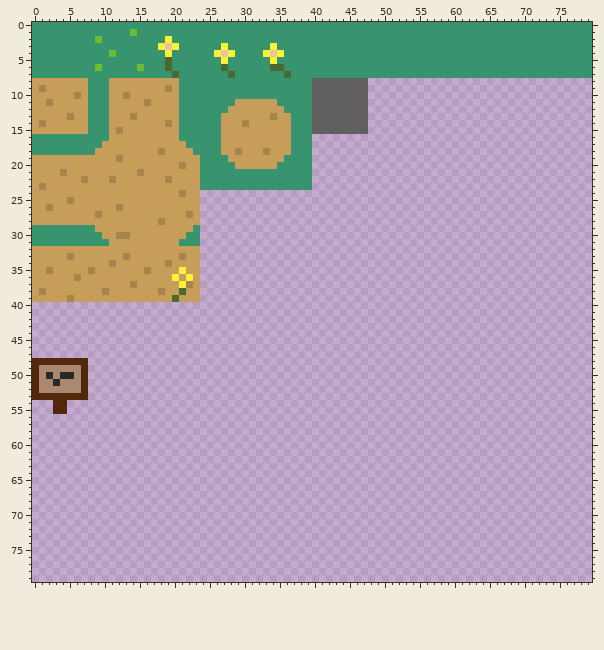
File history of a sprite sheet, src/assets/tilesets/testset1.png. The picture above was drawn from the file before the commit.
The file is 80x80 pixels. Colours within 5 levels of each other are drawn and written as one.
Now the later version:
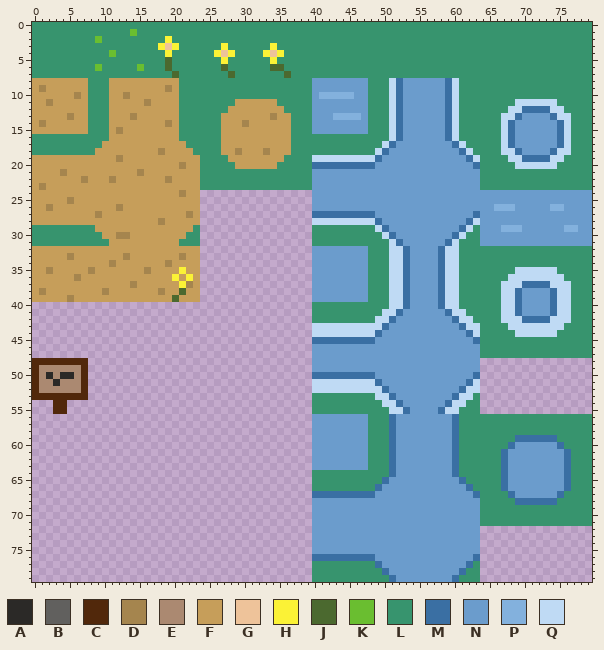
Palette (. is transparent): A #2b2927  B #61605e  C #51280b  D #a5854e  E #ab8971  F #c69e5a  G #eec39a  H #fbf236  J #4b692f  K #6abe30  L #37946e  M #3a6fa3  N #6b9ccc  P #83b1dd  Q #bfdaf4
The exact change:
@@ x 38..79 @@
  7 LLLLLLLLLLLLLLLLLLLLLLLLLLLLLLLLLLLLLLLLLL
- 8 LLBBBBBBBB................................
- 9 LLBBBBBBBB................................
-10 LLBBBBBBBB................................
-11 LLBBBBBBBB................................
-12 LLBBBBBBBB................................
-13 LLBBBBBBBB................................
-14 LLBBBBBBBB................................
-15 LLBBBBBBBB................................
-16 LL........................................
-17 LL........................................
-18 LL........................................
-19 LL........................................
-20 LL........................................
-21 LL........................................
-22 LL........................................
-23 LL........................................
-24 ..........................................
-25 ..........................................
-26 ..........................................
-27 ..........................................
-28 ..........................................
-29 ..........................................
-30 ..........................................
-31 ..........................................
-32 ..........................................
-33 ..........................................
-34 ..........................................
-35 ..........................................
-36 ..........................................
-37 ..........................................
-38 ..........................................
-39 ..........................................
-40 ..........................................
-41 ..........................................
-42 ..........................................
-43 ..........................................
-44 ..........................................
-45 ..........................................
-46 ..........................................
-47 ..........................................
-48 ..........................................
-49 ..........................................
-50 ..........................................
-51 ..........................................
-52 ..........................................
-53 ..........................................
-54 ..........................................
-55 ..........................................
-56 ..........................................
-57 ..........................................
-58 ..........................................
-59 ..........................................
-60 ..........................................
-61 ..........................................
-62 ..........................................
-63 ..........................................
-64 ..........................................
-65 ..........................................
-66 ..........................................
-67 ..........................................
-68 ..........................................
-69 ..........................................
-70 ..........................................
-71 ..........................................
-72 ..........................................
-73 ..........................................
-74 ..........................................
-75 ..........................................
-76 ..........................................
-77 ..........................................
-78 ..........................................
-79 ..........................................
+ 8 LLNNNNNNNNLLLQMNNNNNNMQLLLLLLLLLLLLLLLLLLL
+ 9 LLNNNNNNNNLLLQMNNNNNNMQLLLLLLLLLLLLLLLLLLL
+10 LLNPPPPPNNLLLQMNNNNNNMQLLLLLLLLLLLLLLLLLLL
+11 LLNNNNNNNNLLLQMNNNNNNMQLLLLLLLLQQQQQQLLLLL
+12 LLNNNNNNNNLLLQMNNNNNNMQLLLLLLLQQMMMMQQLLLL
+13 LLNNNPPPPNLLLQMNNNNNNMQLLLLLLQQMNNNNMQQLLL
+14 LLNNNNNNNNLLLQMNNNNNNMQLLLLLLQMNNNNNNMQLLL
+15 LLNNNNNNNNLLLQMNNNNNNMQLLLLLLQMNNNNNNMQLLL
+16 LLLLLLLLLLLLLQMNNNNNNMQLLLLLLQMNNNNNNMQLLL
+17 LLLLLLLLLLLLQMNNNNNNNNMQLLLLLQMNNNNNNMQLLL
+18 LLLLLLLLLLLQMNNNNNNNNNNMQLLLLQQMNNNNMQQLLL
+19 LLQQQQQQQQQMNNNNNNNNNNNNMQLLLLQQMMMMQQLLLL
+20 LLMMMMMMMMMNNNNNNNNNNNNNNMLLLLLQQQQQQLLLLL
+21 LLNNNNNNNNNNNNNNNNNNNNNNNNLLLLLLLLLLLLLLLL
+22 LLNNNNNNNNNNNNNNNNNNNNNNNNLLLLLLLLLLLLLLLL
+23 LLNNNNNNNNNNNNNNNNNNNNNNNNLLLLLLLLLLLLLLLL
+24 ..NNNNNNNNNNNNNNNNNNNNNNNNNNNNNNNNNNNNNNNN
+25 ..NNNNNNNNNNNNNNNNNNNNNNNNNNNNNNNNNNNNNNNN
+26 ..NNNNNNNNNNNNNNNNNNNNNNNNNNPPPNNNNNPPNNNN
+27 ..MMMMMMMMMNNNNNNNNNNNNNNMNNNNNNNNNNNNNNNN
+28 ..QQQQQQQQQMNNNNNNNNNNNNMQNNNNNNNNNNNNNNNN
+29 ..LLLLLLLLLQMNNNNNNNNNNMQLNNNPPPNNNNNNPPNN
+30 ..LLLLLLLLLLQMNNNNNNNNMQLLNNNNNNNNNNNNNNNN
+31 ..LLLLLLLLLLLQMNNNNNNMQLLLNNNNNNNNNNNNNNNN
+32 ..NNNNNNNNLLLQQMNNNNMQQLLLLLLLLLLLLLLLLLLL
+33 ..NNNNNNNNLLLQQMNNNNMQQLLLLLLLLLLLLLLLLLLL
+34 ..NNNNNNNNLLLQQMNNNNMQQLLLLLLLLLLLLLLLLLLL
+35 ..NNNNNNNNLLLQQMNNNNMQQLLLLLLLLQQQQQQLLLLL
+36 ..NNNNNNNNLLLQQMNNNNMQQLLLLLLLQQQQQQQQLLLL
+37 ..NNNNNNNNLLLQQMNNNNMQQLLLLLLQQQMMMMQQQLLL
+38 ..NNNNNNNNLLLQQMNNNNMQQLLLLLLQQMNNNNMQQLLL
+39 ..NNNNNNNNLLLQQMNNNNMQQLLLLLLQQMNNNNMQQLLL
+40 ..LLLLLLLLLLLQQMNNNNMQQLLLLLLQQMNNNNMQQLLL
+41 ..LLLLLLLLLLQQMNNNNNNMQQLLLLLQQMNNNNMQQLLL
+42 ..LLLLLLLLLQQMNNNNNNNNMQQLLLLQQQMMMMQQQLLL
+43 ..QQQQQQQQQQMNNNNNNNNNNMQQLLLLQQQQQQQQLLLL
+44 ..QQQQQQQQQMNNNNNNNNNNNNMQLLLLLQQQQQQLLLLL
+45 ..MMMMMMMMMNNNNNNNNNNNNNNMLLLLLLLLLLLLLLLL
+46 ..NNNNNNNNNNNNNNNNNNNNNNNNLLLLLLLLLLLLLLLL
+47 ..NNNNNNNNNNNNNNNNNNNNNNNNLLLLLLLLLLLLLLLL
+48 ..NNNNNNNNNNNNNNNNNNNNNNNN................
+49 ..NNNNNNNNNNNNNNNNNNNNNNNN................
+50 ..MMMMMMMMMNNNNNNNNNNNNNNM................
+51 ..QQQQQQQQQMNNNNNNNNNNNNMQ................
+52 ..QQQQQQQQQQMNNNNNNNNNNMQQ................
+53 ..LLLLLLLLLQQMNNNNNNNNMQQL................
+54 ..LLLLLLLLLLQQMNNNNNNMQQLL................
+55 ..LLLLLLLLLLLQQMNNNNMQQLLL................
+56 ..NNNNNNNNLLLMNNNNNNNNMLLLLLLLLLLLLLLLLLLL
+57 ..NNNNNNNNLLLMNNNNNNNNMLLLLLLLLLLLLLLLLLLL
+58 ..NNNNNNNNLLLMNNNNNNNNMLLLLLLLLLLLLLLLLLLL
+59 ..NNNNNNNNLLLMNNNNNNNNMLLLLLLLLMMMMMMLLLLL
+60 ..NNNNNNNNLLLMNNNNNNNNMLLLLLLLMNNNNNNMLLLL
+61 ..NNNNNNNNLLLMNNNNNNNNMLLLLLLMNNNNNNNNMLLL
+62 ..NNNNNNNNLLLMNNNNNNNNMLLLLLLMNNNNNNNNMLLL
+63 ..NNNNNNNNLLLMNNNNNNNNMLLLLLLMNNNNNNNNMLLL
+64 ..LLLLLLLLLLLMNNNNNNNNMLLLLLLMNNNNNNNNMLLL
+65 ..LLLLLLLLLLMNNNNNNNNNNMLLLLLMNNNNNNNNMLLL
+66 ..LLLLLLLLLMNNNNNNNNNNNNMLLLLMNNNNNNNNMLLL
+67 ..MMMMMMMMMNNNNNNNNNNNNNNMLLLLMNNNNNNMLLLL
+68 ..NNNNNNNNNNNNNNNNNNNNNNNNLLLLLMMMMMMLLLLL
+69 ..NNNNNNNNNNNNNNNNNNNNNNNNLLLLLLLLLLLLLLLL
+70 ..NNNNNNNNNNNNNNNNNNNNNNNNLLLLLLLLLLLLLLLL
+71 ..NNNNNNNNNNNNNNNNNNNNNNNNLLLLLLLLLLLLLLLL
+72 ..NNNNNNNNNNNNNNNNNNNNNNNN................
+73 ..NNNNNNNNNNNNNNNNNNNNNNNN................
+74 ..NNNNNNNNNNNNNNNNNNNNNNNN................
+75 ..NNNNNNNNNNNNNNNNNNNNNNNN................
+76 ..MMMMMMMMMNNNNNNNNNNNNNNM................
+77 ..LLLLLLLLLMNNNNNNNNNNNNML................
+78 ..LLLLLLLLLLMNNNNNNNNNNMLL................
+79 ..LLLLLLLLLLLMNNNNNNNNMLLL................
Changed places in both pictures, as pixel boxes (x1, y1, x2, y2):
changed: (312, 78, 592, 582)
